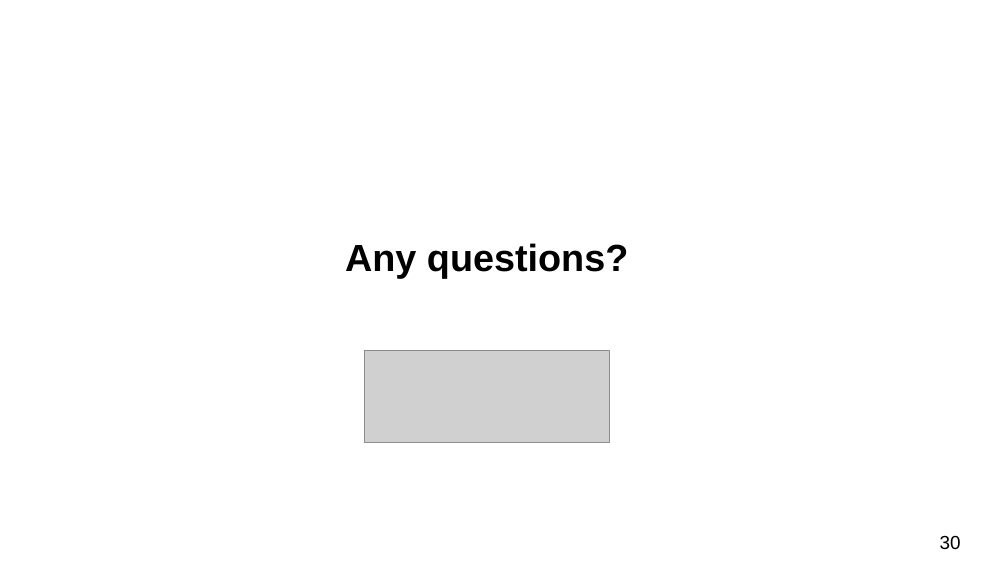
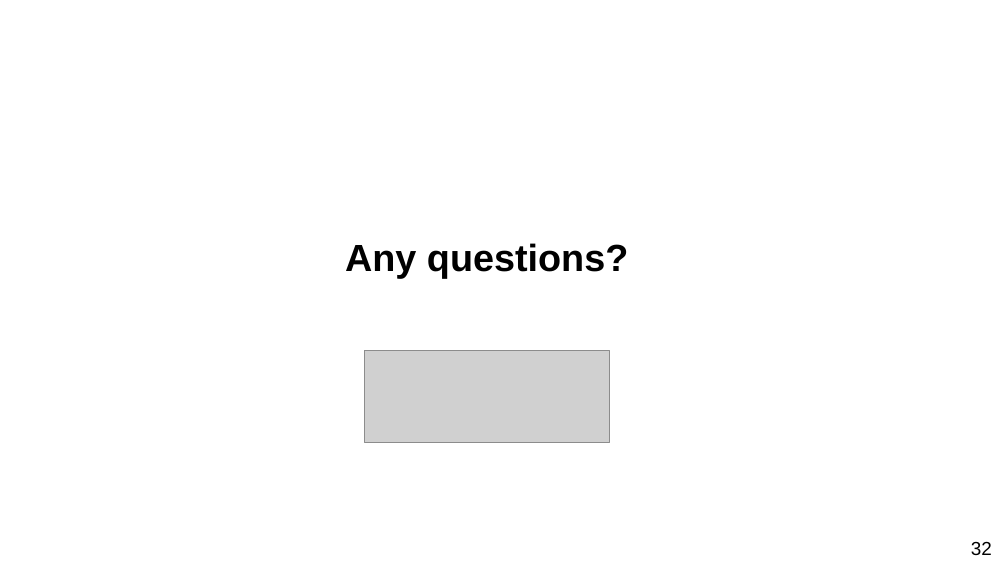
Before and after one commit to UCLPG-MSC-SGDS/GEOG0125, a slide deck: slide 32 of Lecture_notes_ppt/GEOG0125 Week 7 Lecture - Bayesian Hierarchical Models.pptx (slide 30 before the commit). Drawn at 1008x567 pixels with LibreOffice and Linux fonts; fonts in the diff are those of the drawing; grey boxes stand for pictures. Boxes give left, top, right and bottom in pixels: in the first picture for what was removed or moved away, otherwise in the second. Text is boxed around its words. In the diff, an @@ line names an element or a change of style, - is before the commit and + after.

```diff
--- a/Lecture_notes_ppt/GEOG0125 Week 7 Lecture - Bayesian Hierarchical Models.pptx
+++ b/Lecture_notes_ppt/GEOG0125 Week 7 Lecture - Bayesian Hierarchical Models.pptx
@@ page number removed at (940, 535, 961, 549) @@
-30
@@ page number added at (971, 541, 992, 555), 18 pt, text #000000 @@
+32
```
Also in this commit, not shown: 10 other slides changed, 5 slides added, 3 slides removed, 2 other files.
